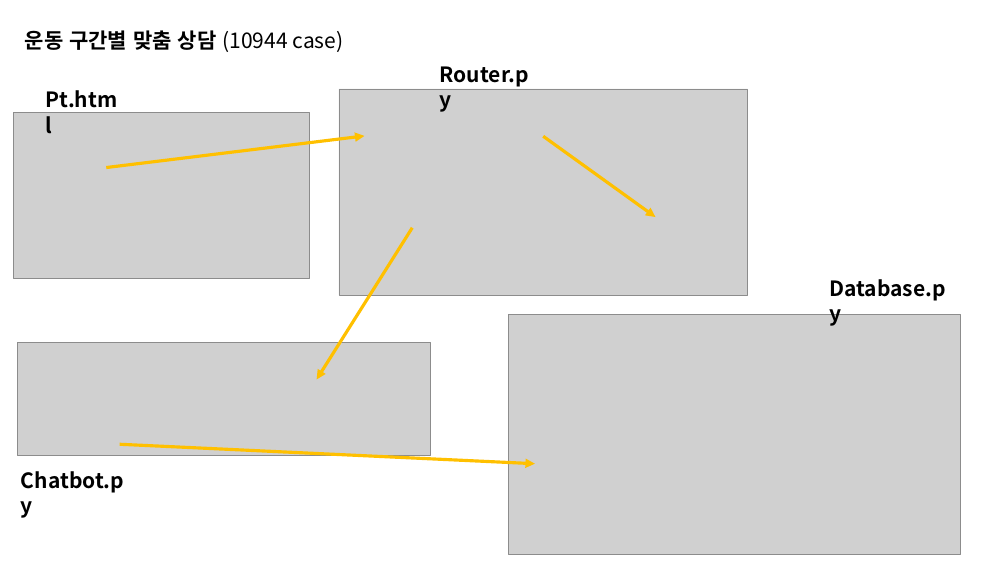
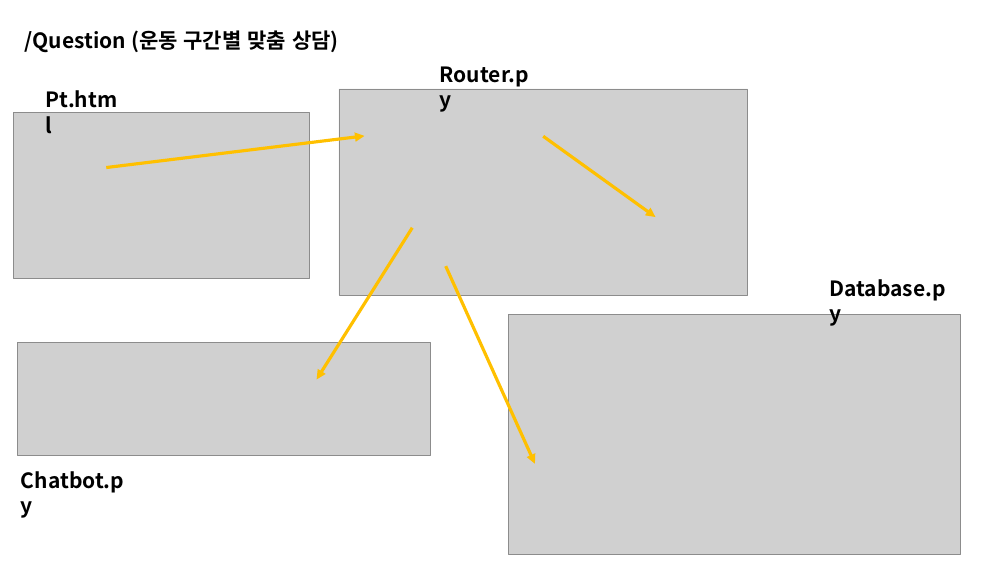
Before and after one commit to Brian-Hong-KR/Gymunity, a slide deck: slide 11 of Doc/세미나/Gymunity_PT_Seminar.pptx (slide 8 before the commit). Drawn at 1008x567 pixels with LibreOffice and Linux fonts; fonts in the diff are those of the drawing; grey boxes stand for pictures. Boxes give left, top, right and bottom in pixels: in the first picture for what was removed or moved away, otherwise in the second. Text is boxed around its words. In the diff, an @@ line names an element or a change of style, - is before the commit and + after.

```diff
--- a/Doc/세미나/Gymunity_PT_Seminar.pptx
+++ b/Doc/세미나/Gymunity_PT_Seminar.pptx
@@ text at box(25, 30, 339, 53): text changed; bold on @@
-운동 구간별 맞춤 상담 (10944 case)
+/Question (운동 구간별 맞춤 상담)
@@ arrow moved from (119, 445) - (535, 464) to (446, 266) - (535, 464) @@
```
Also in this commit, not shown: 6 other slides changed, 3 slides added, 2 slides removed, 1 other file.
